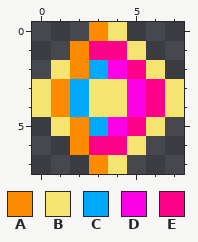
Pixel-art sprite, stored at OLD/client/resources/images/enemies/swarmers/sprite_21.png. That is the earlier state.
The file is 8x8 pixels. Colours within 5 levels of each other are drawn and written as one.
Palette (. is transparent): A #fd8b01  B #f5e570  C #01a9fc  D #fc00e6  E #fc0289
Pixels before, first column x 0:
0 ...AB...
1 ..AEEB..
2 .BACDEB.
3 BACBBDEB
4 BACBBDEB
5 .BACDEB.
6 ..AEEB..
7 ...AB...
The result:
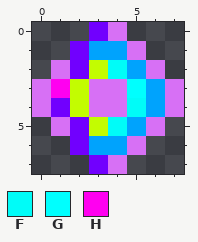
Colours new in this view: F #00fcf8  G #00fffe  H #ff00f0
Changes in this commit:
Colour A changes from #fd8b01 to #7100fe.
Colour B changes from #f5e570 to #d770f5.
Colour C changes from #01a9fc to #c3fc01.
Colour E changes from #fc0289 to #00a3fd.
Colour F replaces colour D in row 2 at x 4; in row 4 at x 5; in row 5 at x 4.
Colour G replaces colour D in row 3 at x 5.
Colour H replaces colour A in row 3 at x 1.
Changed places in both pictures, as pixel boxes (x1, y1, x2, y2):
changed: (32, 22, 184, 174)
